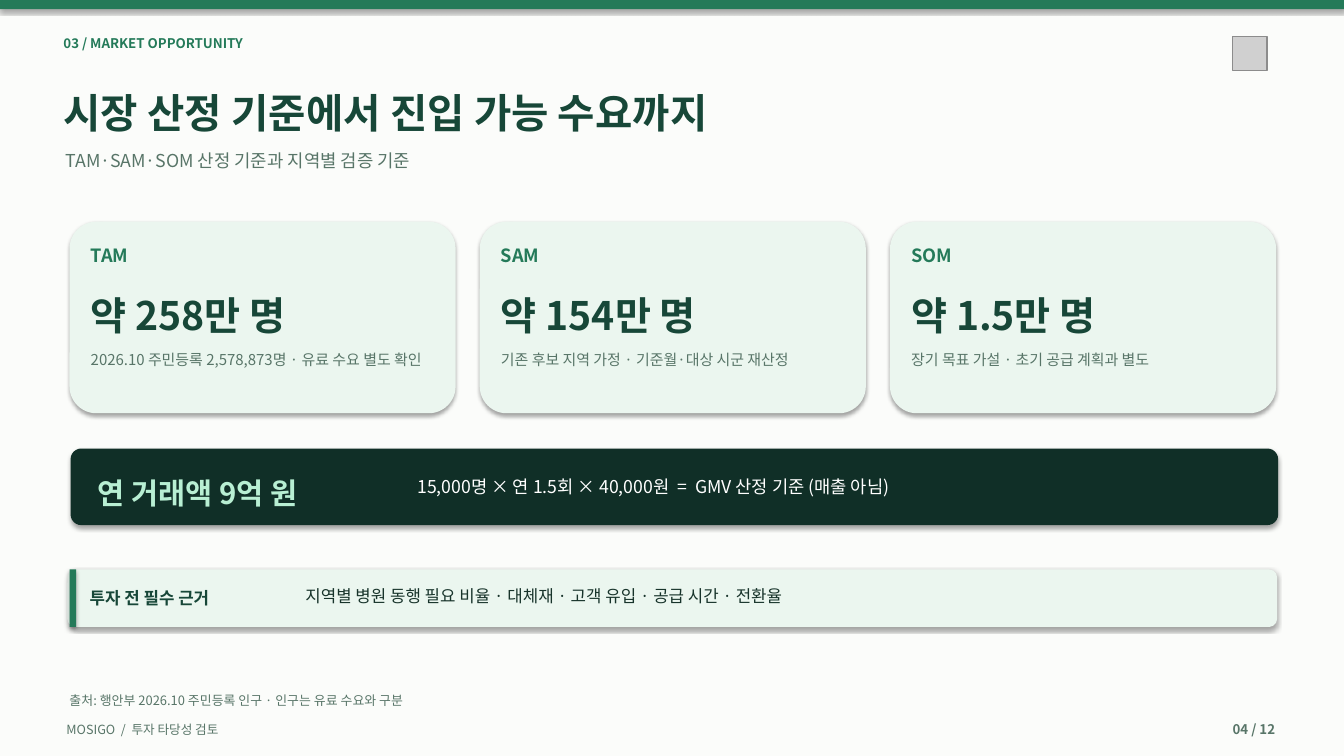
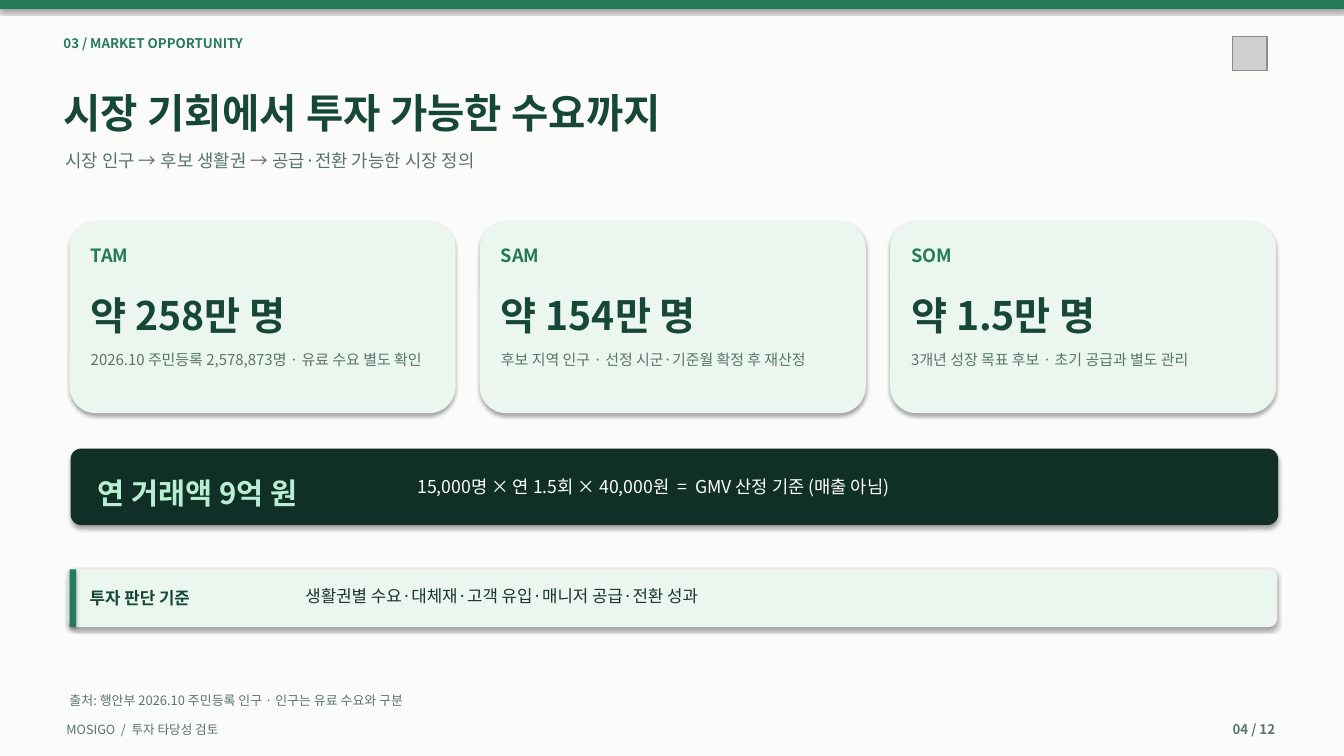
Before and after one commit to dohyunkimmm/mosigo-case-study, a slide deck: slide 4 of downloads/MOSIGO_IR_Investment_Review_12slides.pptx. Drawn at 1344x756 pixels with LibreOffice and Linux fonts; fonts in the diff are those of the drawing; grey boxes stand for pictures. Boxes give left, top, right and bottom in pixels: in the first picture for what was removed or moved away, otherwise in the second. Text is boxed around its words. In the diff, an @@ line names an element or a change of style, - is before the commit and + after.

```diff
--- a/downloads/MOSIGO_IR_Investment_Review_12slides.pptx
+++ b/downloads/MOSIGO_IR_Investment_Review_12slides.pptx
@@ text at (63, 94, 660, 132): text changed @@
-시장 산정 기준에서 진입 가능 수요까지
+시장 기회에서 투자 가능한 수요까지
@@ text at (65, 152, 475, 169): text changed @@
-TAM·SAM·SOM 산정 기준과 지역별 검증 기준
+시장 인구 → 후보 생활권 → 공급·전환 가능한 시장 정의
@@ text at (501, 352, 805, 366): text changed @@
-기존 후보 지역 가정 · 기준월·대상 시군 재산정
+후보 지역 인구 · 선정 시군·기준월 확정 후 재산정
@@ text at (911, 352, 1189, 366): text changed @@
-장기 목표 가설 · 초기 공급 계획과 별도
+3개년 성장 목표 후보 · 초기 공급과 별도 관리
@@ text at (90, 590, 190, 606): text changed @@
-투자 전 필수 근거
+투자 판단 기준
@@ text at (305, 588, 698, 604): text changed @@
-지역별 병원 동행 필요 비율 · 대체재 · 고객 유입 · 공급 시간 · 전환율
+생활권별 수요·대체재·고객 유입·매니저 공급·전환 성과
```
Also in this commit, not shown: 11 other slides changed, 25 other files.
